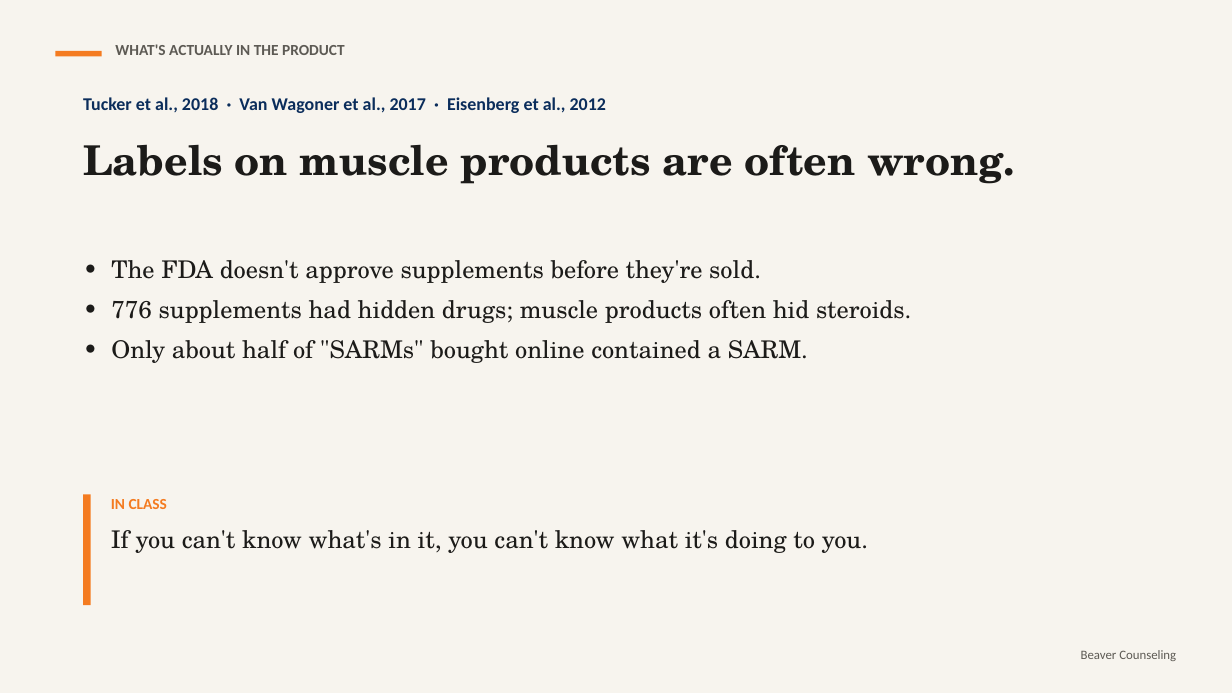
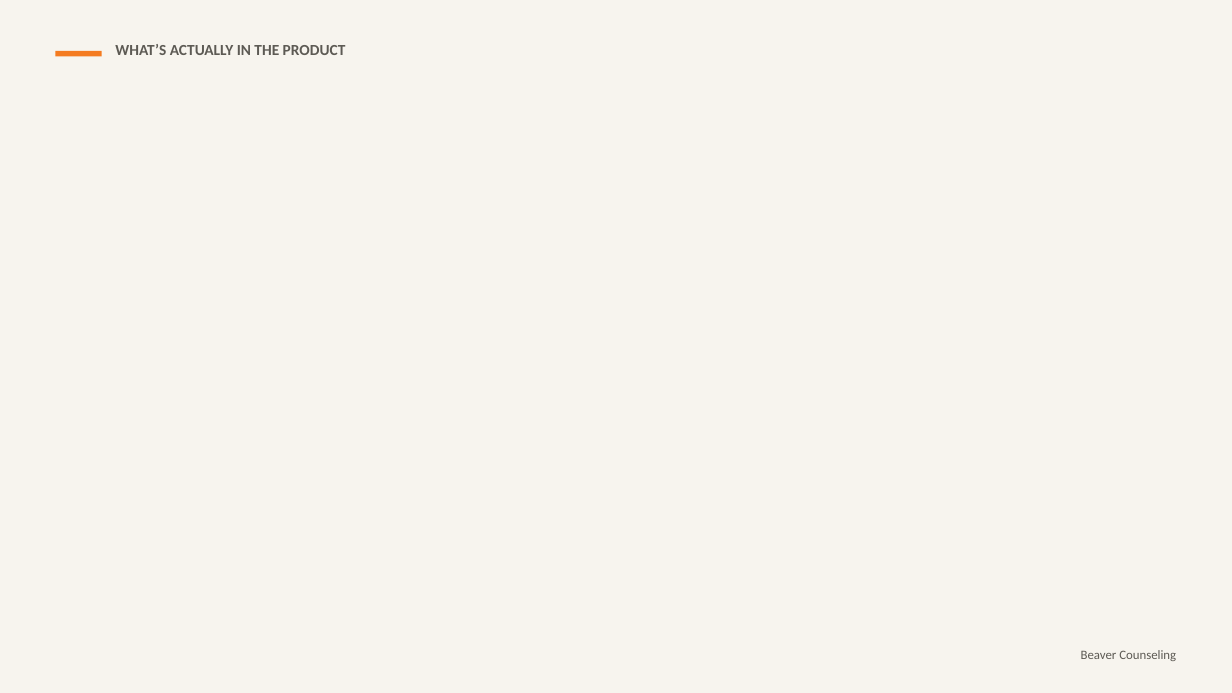
Before and after one commit to rmwtoolkit/bcds-toolkit, a slide deck: slide 15 of decks/mirror-mirror-lesson-v2.pptx (slide 7 before the commit). Drawn at 1232x693 pixels with LibreOffice and Linux fonts; fonts in the diff are those of the drawing; background and template pictures are left out. Boxes give left, top, right and bottom in pixels: in the first picture for what was removed or moved away, otherwise in the second. Text is boxed around its words. In the diff, an @@ line names an element or a change of style, - is before the commit and + after.

```diff
--- a/decks/mirror-mirror-lesson-v2.pptx
+++ b/decks/mirror-mirror-lesson-v2.pptx
@@ text at (115, 44, 346, 55): text changed @@
-WHAT'S ACTUALLY IN THE PRODUCT
+WHAT’S ACTUALLY IN THE PRODUCT
@@ text removed at (83, 97, 606, 113) @@
-Tucker et al., 2018 · Van Wagoner et al., 2017 · Eisenberg et al., 2012
@@ text removed at (83, 144, 1015, 184) @@
-Labels on muscle products are often wrong.
@@ text removed at (111, 260, 911, 363) @@
-• The FDA doesn't approve supplements before they're sold.
-• 776 supplements had hidden drugs; muscle products often hid steroids.
-• Only about half of "SARMs" bought online contained a SARM.
@@ rectangle removed at (83, 494, 91, 605) @@
@@ text removed at (111, 499, 868, 553) @@
-IN CLASS
-If you can't know what's in it, you can't know what it's doing to you.
```
Also in this commit, not shown: 7 other slides changed, 20 slides added, 1 slide removed, 8 other files.
